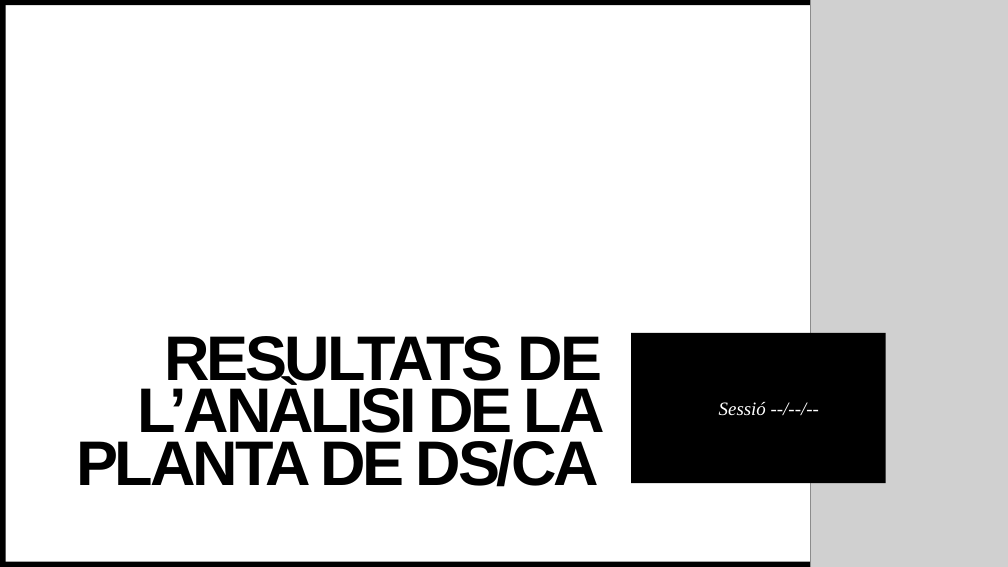
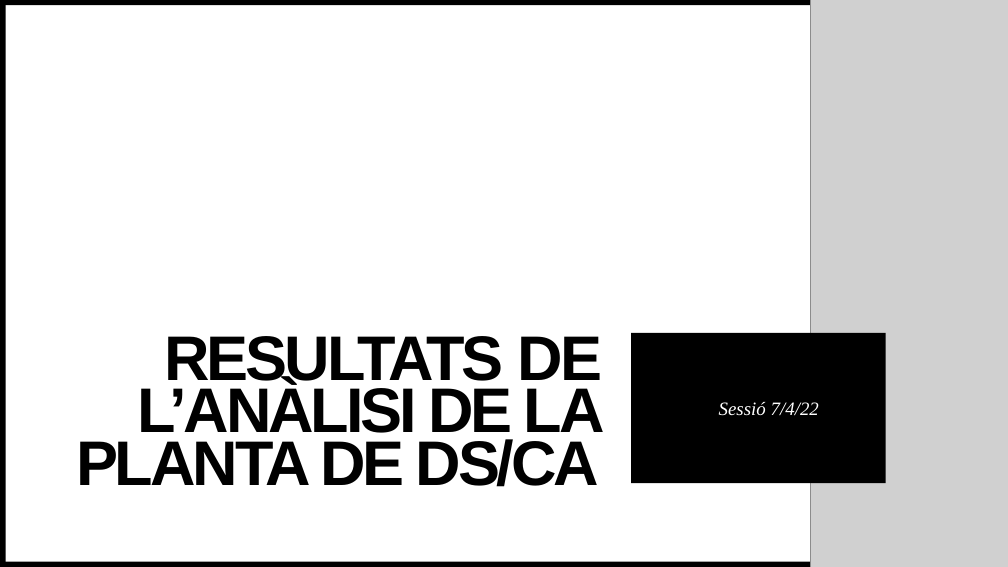
Before and after one commit to Argyrum/TFG-Control, a slide deck: slide 1 of Presentacions/Resultats de l’Anàlisi de la Planta de DS - Compendi 1-4 .pptx. Drawn at 1008x567 pixels with LibreOffice and Linux fonts; fonts in the diff are those of the drawing; grey boxes stand for pictures. Boxes give left, top, right and bottom in pixels: in the first picture for what was removed or moved away, otherwise in the second. Text is boxed around its words. In the diff, an @@ line names an element or a change of style, - is before the commit and + after.

```diff
--- a/Presentacions/Resultats de l’Anàlisi de la Planta de DS - Compendi 1-4 .pptx
+++ b/Presentacions/Resultats de l’Anàlisi de la Planta de DS - Compendi 1-4 .pptx
@@ subtitle at [719,402,819,416]: text changed @@
-Sessió --/--/--
+Sessió 7/4/22
```
Also in this commit, not shown: 1 other slide changed, 4 slides added, 10 other files.
